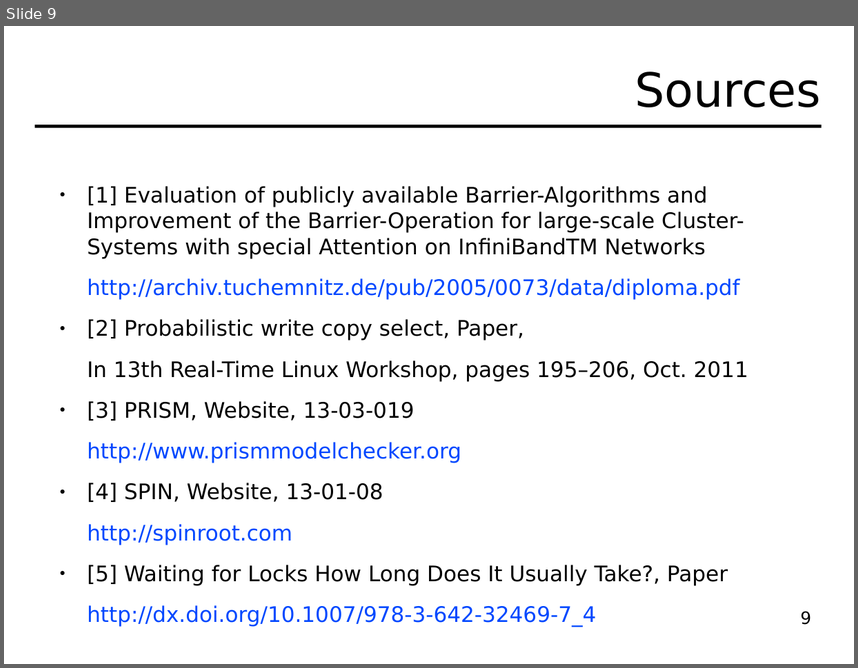
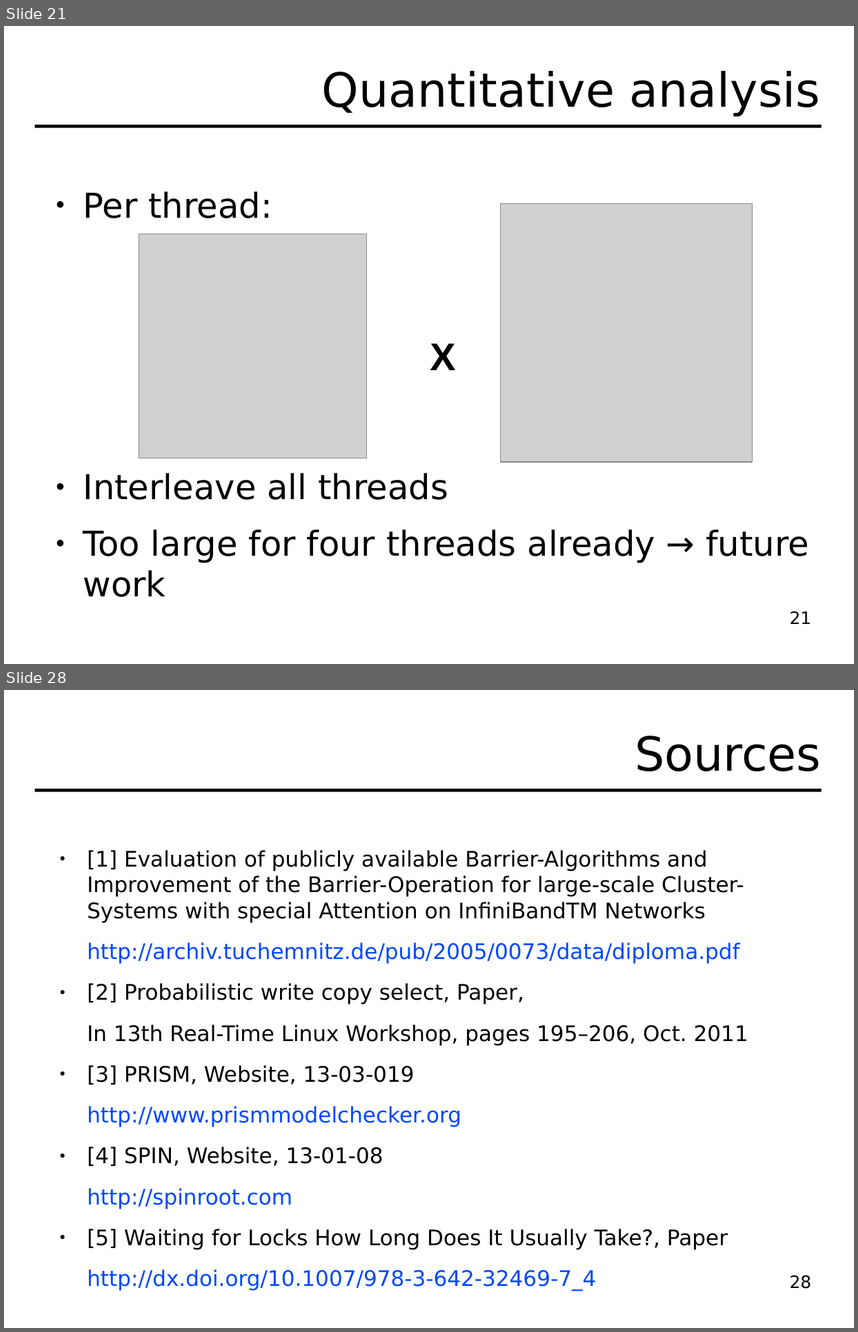
Before and after one commit to hydroo/minor-thesis-barriers, a slide deck: presentation/slides.odp. Shown one above the other, each under a label of ours: slide 9 before the commit, slides 21 and 28 after it; the slides between them are not shown. The pictures are 858x668 and 858x1332 pixels, drawn with LibreOffice and Linux fonts; fonts in the diff are those of the drawing; grey boxes stand for pictures. Boxes give left, top, right and bottom in pixels: in the first picture for what was removed or moved away, otherwise in the second. Text is boxed around its words. In the diff, an @@ line names an element or a change of style, - is before the commit and + after.

```diff
--- a/presentation/slides.odp
+++ b/presentation/slides.odp
@@ slide 21 added at bbox=[4, 26, 854, 664], background #FFFFFF @@
@@ title added at bbox=[322, 71, 820, 116], 44 pt, text #000000 @@
+Quantitative analysis
@@ line added from (35, 126) to (822, 126), #000000 2.89 pt @@
@@ text added at bbox=[83, 192, 809, 597], 32 pt, text #000000 @@
+● Per thread:
+● Interleave all threads
+● Too large for four threads already → future work
@@ picture added at bbox=[501, 203, 752, 462] @@
@@ picture added at bbox=[139, 234, 366, 458] @@
@@ text added at bbox=[430, 343, 455, 370], 36 pt, text #000000, bold @@
+X
@@ page number added at bbox=[790, 611, 812, 624], 16 pt, text #000000 @@
+21
@@ what was slide 9 is now slide 28 @@
@@ page number at bbox=[790, 1275, 812, 1289]: text changed @@
-9
+28
```
Also in this commit, not shown: 4 slides changed, 19 other slides added, 1 slide removed, 12 other files.
